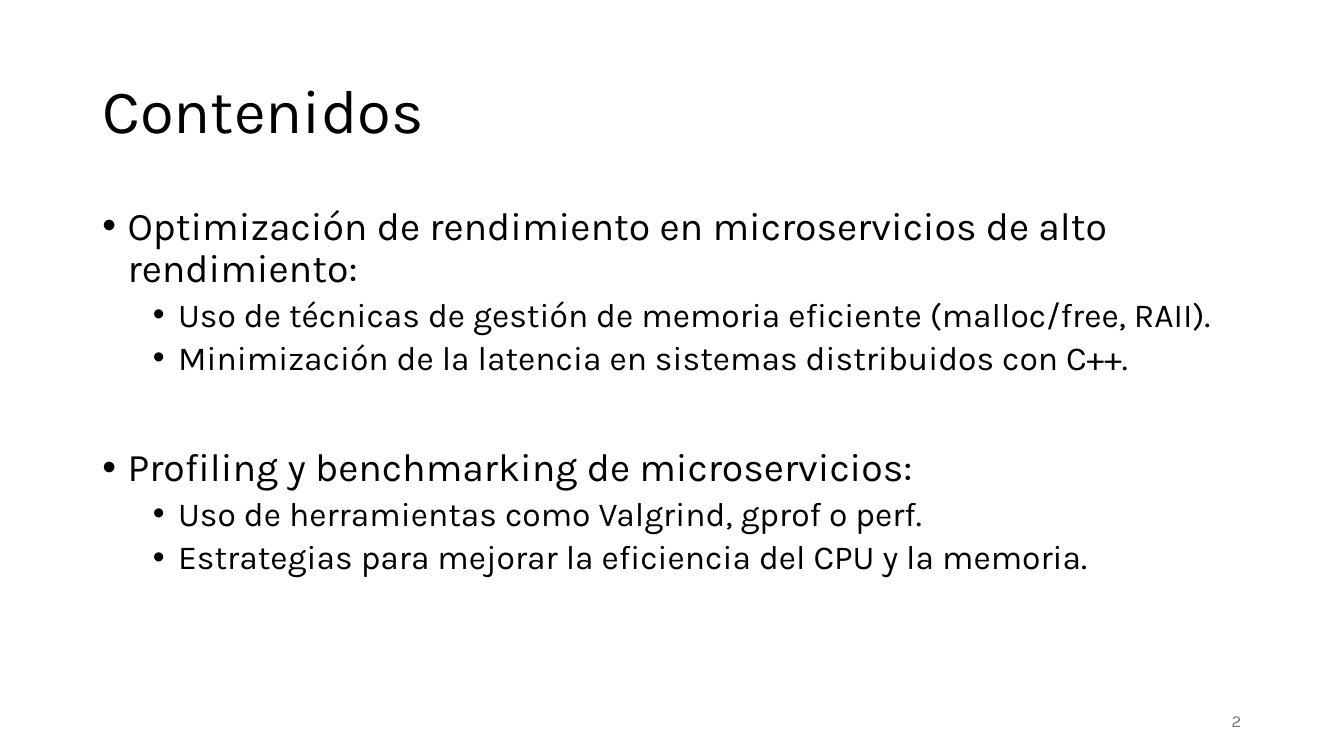
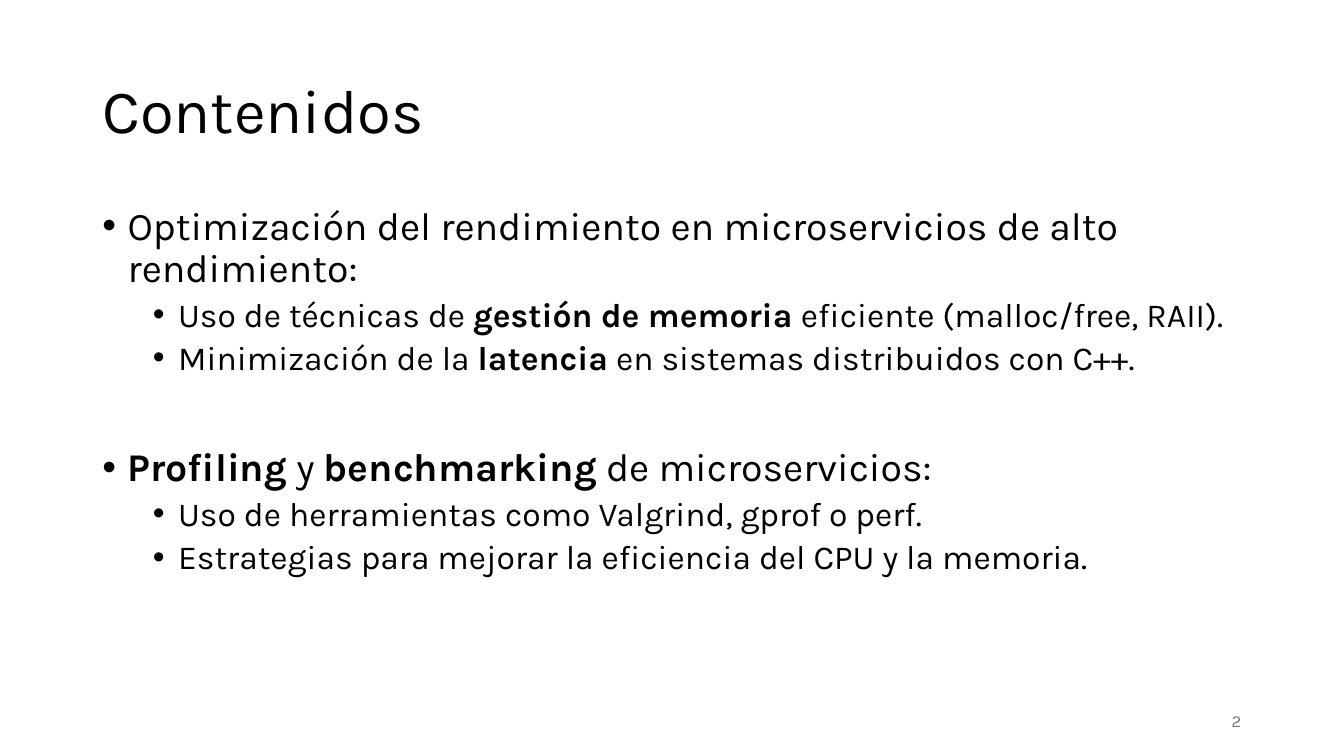
Before and after one commit to aldebarran22/CURSO_CPP_SERVICIOS_30H, a slide deck: slide 2 of doc/5_Optimizacion_Gestion_Recursos_Microservicios_C++.pptx. Drawn at 1344x756 pixels with LibreOffice and Linux fonts; fonts in the diff are those of the drawing. Boxes give left, top, right and bottom in pixels: in the first picture for what was removed or moved away, otherwise in the second. Text is boxed around its words. In the diff, an @@ line names an element or a change of style, - is before the commit and + after.

```diff
--- a/doc/5_Optimizacion_Gestion_Recursos_Microservicios_C++.pptx
+++ b/doc/5_Optimizacion_Gestion_Recursos_Microservicios_C++.pptx
@@ text at box(128, 210, 1118, 283): text changed @@
-• Optimización de rendimiento en microservicios de alto rendimiento:
+• Optimización del rendimiento en microservicios de alto rendimiento:
@@ text at box(128, 300, 1223, 491): bold on in "gestión de memoria", "latencia", "Profiling benchmarking" @@
```
Also in this commit, not shown: 16 slides added, 4 other files.
